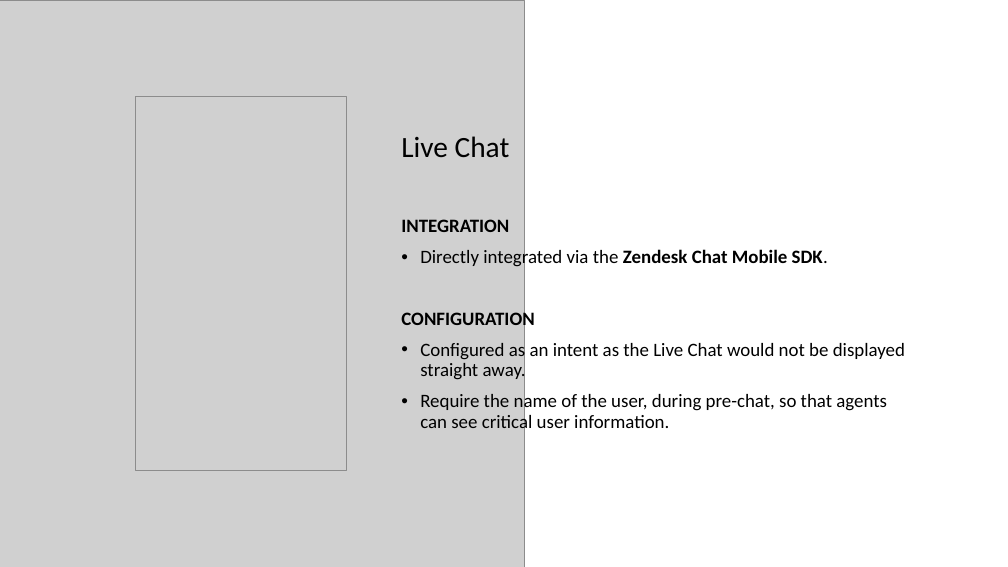
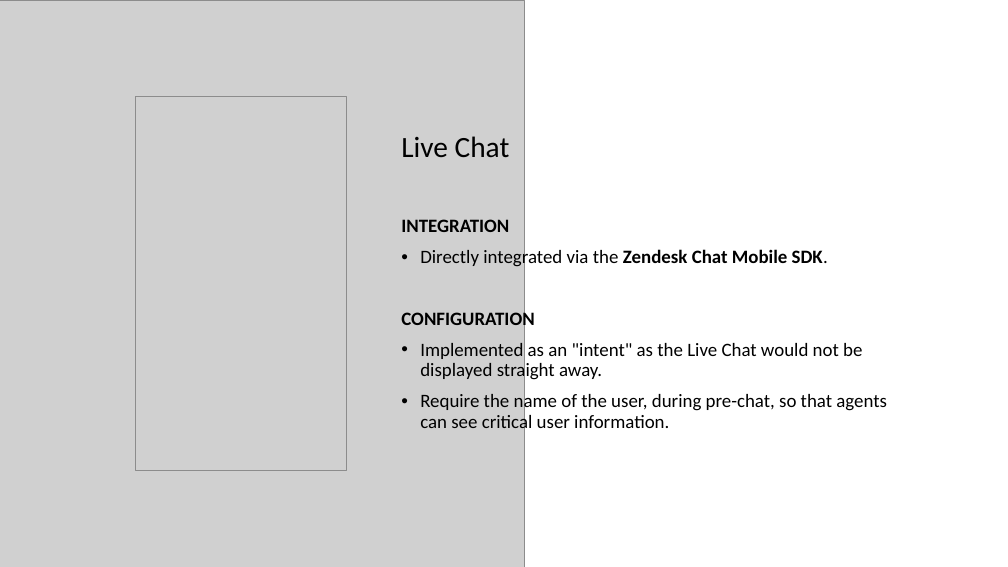
Before and after one commit to michaelodonnell/zendesk-exercise, a slide deck: slide 13 of Presentation + App/Presentation.pptx (slide 12 before the commit). Drawn at 1008x567 pixels with LibreOffice and Linux fonts; fonts in the diff are those of the drawing; grey boxes stand for pictures. Boxes give left, top, right and bottom in pixels: in the first picture for what was removed or moved away, otherwise in the second. Text is boxed around its words. In the diff, an @@ line names an element or a change of style, - is before the commit and + after.

```diff
--- a/Presentation + App/Presentation.pptx
+++ b/Presentation + App/Presentation.pptx
@@ text at (x1=420, y1=343, x2=862, y2=382): text changed @@
-• Configured as an intent as the Live Chat would not be displayed straight away.
+• Implemented as an "intent" as the Live Chat would not be displayed straight away.
```
Also in this commit, not shown: 8 other slides changed, 4 slides added.
